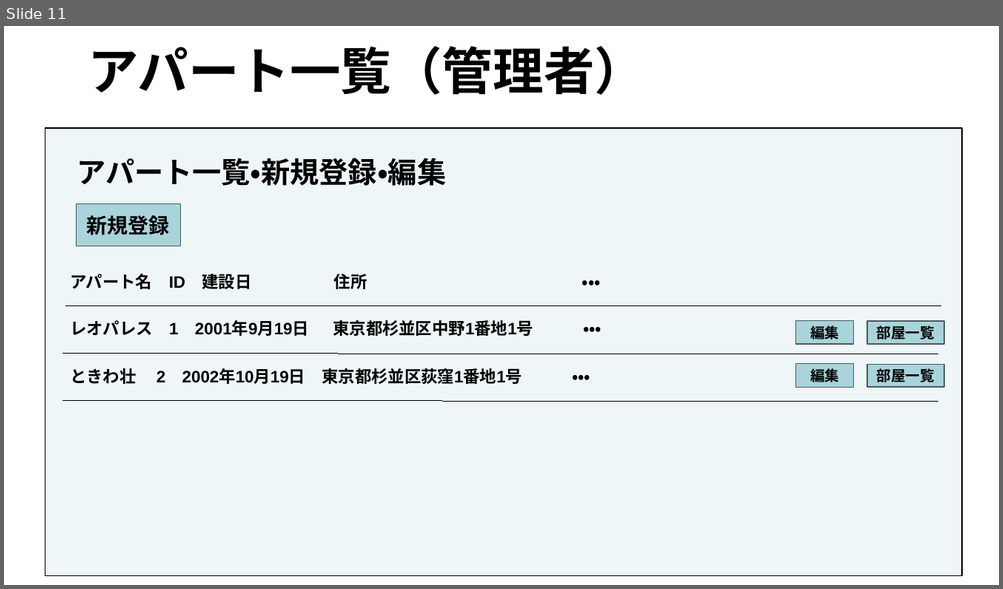
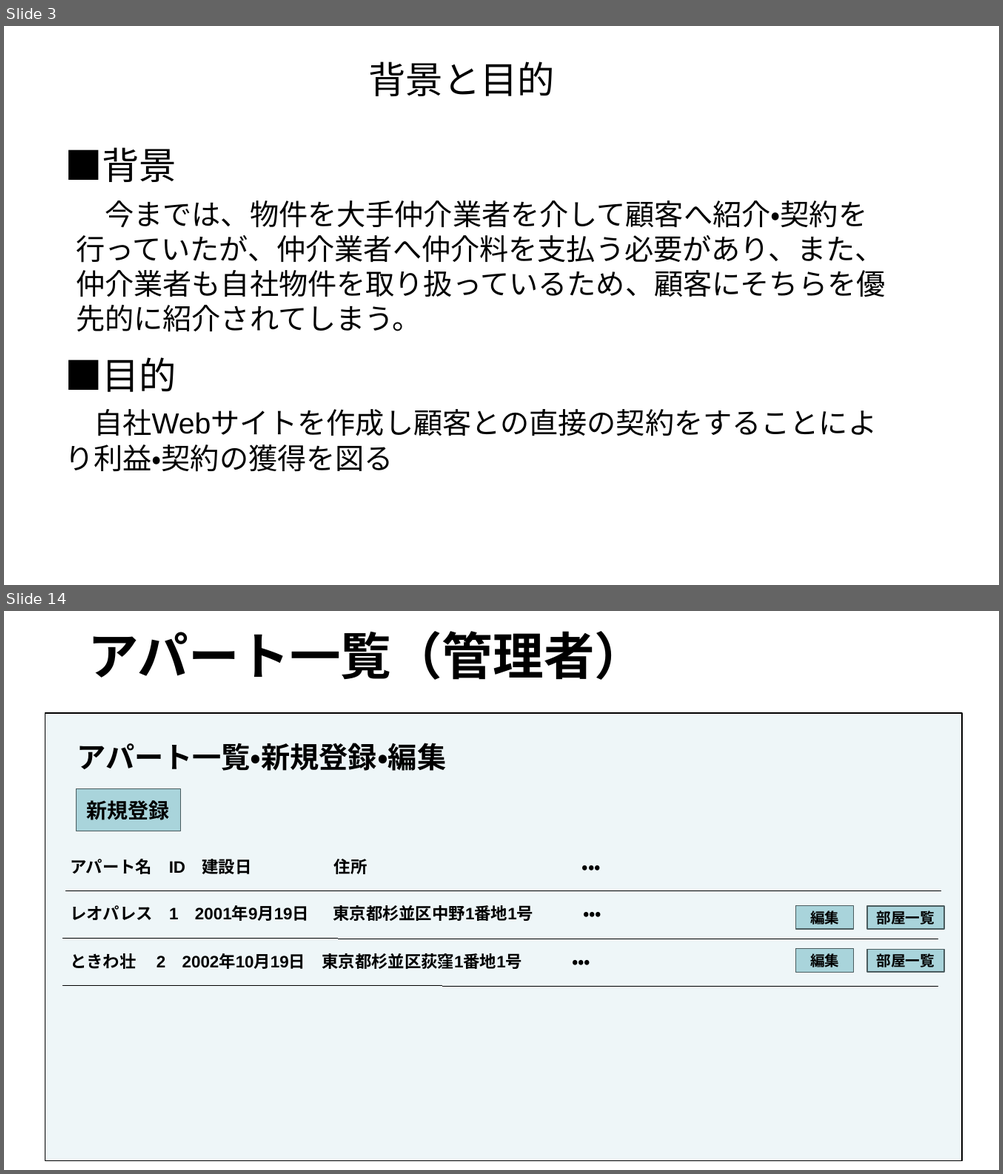
Before and after one commit to akikun918/apart-management-system, a slide deck: 要件定義書.pptx. Shown one above the other, each under a label of ours: slide 11 before the commit, slides 3 and 14 after it; the slides between them are not shown. The pictures are 1003x589 and 1003x1174 pixels, drawn with LibreOffice and Linux fonts; fonts in the diff are those of the drawing. Boxes give left, top, right and bottom in pixels: in the first picture for what was removed or moved away, otherwise in the second. Text is boxed around its words. In the diff, an @@ line names an element or a change of style, - is before the commit and + after.

```diff
--- a/要件定義書.pptx
+++ b/要件定義書.pptx
@@ slide 3 added at (4,26,999,585), background #FFFFFF @@
@@ title added at (368,62,555,96), 36 pt, text #000000 @@
+背景と目的
@@ text added at (65,147,176,182), 36 pt, text #000000 @@
+■背景
@@ text added at (76,201,885,332), 28 pt, text #000000 @@
+今までは、物件を大手仲介業者を介して顧客へ紹介・契約を行っていたが、仲介業者へ仲介料を支払う必要があり、また、仲介業者も自社物件を取り扱っているため、顧客にそちらを優先的に紹介されてしまう。
@@ text added at (65,358,176,392), 36 pt, text #000000 @@
+■目的
@@ text added at (65,409,876,472), 28 pt, text #000000 @@
+自社Webサイトを作成し顧客との直接の契約をすることにより利益・契約の獲得を図る
@@ what was slide 11 is now slide 14 @@
```
Also in this commit, not shown: 8 slides changed, 4 other slides added, 2 slides removed.
